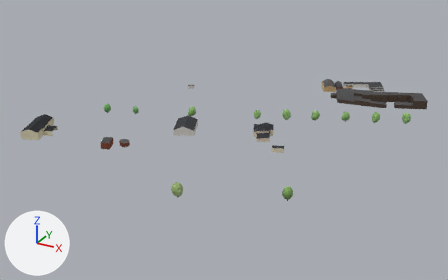
Two versions of the glTF model viewer/districts/2020-kiel/chunks/c_-4_4.glb, one commit apart.
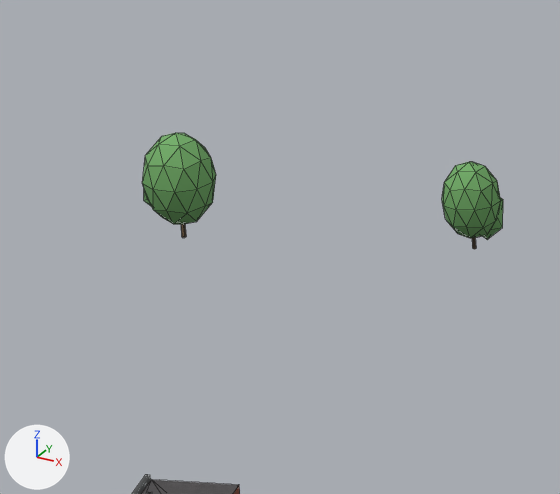
The first picture shows the older version from a camera (50 mm lens) standing at (-682.0, 754.0, 182.0) and looking at (-898.0, 1147.0, -15.0). The close-ups show the older and then the newer version on the part from 20% to 32% of the width and 32% to 49% of the height of that picture. Only the edits that show in the close-ups are written down. Lighting does not change. The marker at lower left points along +X, +Y and +Z. The close-ups show mesh edges as thin lines. Where no turn or scale is listed for an object, it has been applied to the vertices. Vertices at exactly the same position are counted once.

The first close-up shows 'bldg_6004411718_roof', 'tree_broad_0', 'tree_broad_0.001' and 1 more.
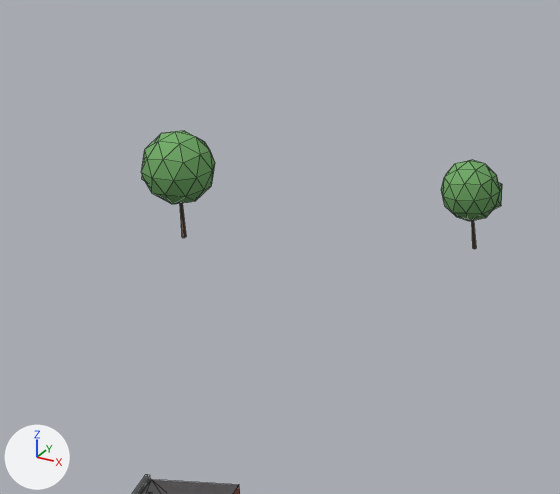
Boxes (x1, y1, x2, y2) around the edits, measured in the close-ups (560 x 494 px; the box of a moved part takes in the faces that stretch with it):
'tree_broad_0', reshaped, rescaled
    before: (142, 133, 216, 238)
    after: (141, 131, 215, 238)
'tree_broad_0.001', reshaped
    before: (442, 162, 503, 249)
    after: (441, 160, 502, 249)
part 1 of me_tree_broad_0, moved or reshaped
    before: (142, 133, 501, 238)
    after: (141, 131, 500, 221)
part 2 of me_tree_broad_0, moved or reshaped (not visible afterwards)
    before: (144, 191, 151, 206)
part 3 of me_tree_broad_0, moved or reshaped (mostly hidden)
    before: (483, 198, 503, 240)
    after: (493, 183, 502, 210)
part 4 of me_tree_broad_0, moved or reshaped (mostly hidden)
    before: (181, 224, 476, 249)
    after: (180, 203, 476, 249)

Edits to the bpy script that builds the scene:
```text
Change me_tree_broad_0:
    where me_tree_broad_0.from_pydata(...)  # 78 vertices, 140 faces; spans x -0.75..0.75, y -0.71..0.71, z -1.0..1.0
    used by ob_tree_broad_0; parent = ob_trees__4_4_1; location = (-63.96, -26.61, 4.29); rotation_euler = (0.0, 0.0, 3.06), in degrees (0, 0, 175); scale = (4.02, 4.02, 4.29)
    me_tree_broad_0 part 1: the loose piece of 42 vertices spanning x -0.75..0.61, y -0.71..0.71, z -0.76..1.0 is scaled about its middle by (0.989, 0.989, 0.767), then moved by (0.0, 0.0, 0.21)
    me_tree_broad_0 part 2: the loose piece of 12 vertices spanning x -0.12..0.75, y -0.41..0.41, z -0.72..0.52 is scaled about its middle by (0.989, 0.989, 0.712), then moved by (0.0, 0.0, 0.32)
    me_tree_broad_0 part 3: the loose piece of 12 vertices spanning x -0.22..0.65, y -0.68..0.15, z -0.89..0.34 is scaled about its middle by (0.989, 0.989, 0.712), then moved by (0.0, 0.0, 0.42)
    me_tree_broad_0 part 4: 6 of 78 vertices moved; they spanned x -0.09..-0.05, y -0.02..0.02, z 0.06 and now span x -0.09..-0.05, y -0.02..0.02, z -0.29; mean shift (0.0, 0.0, -0.35); largest move (-0.09, -0.01, 0.06) -> (-0.09, -0.01, -0.29)
Change ob_tree_broad_0:
    ob_tree_broad_0.scale: (4.02, 4.02, 4.29) -> (4.06, 4.06, 4.34)
```
